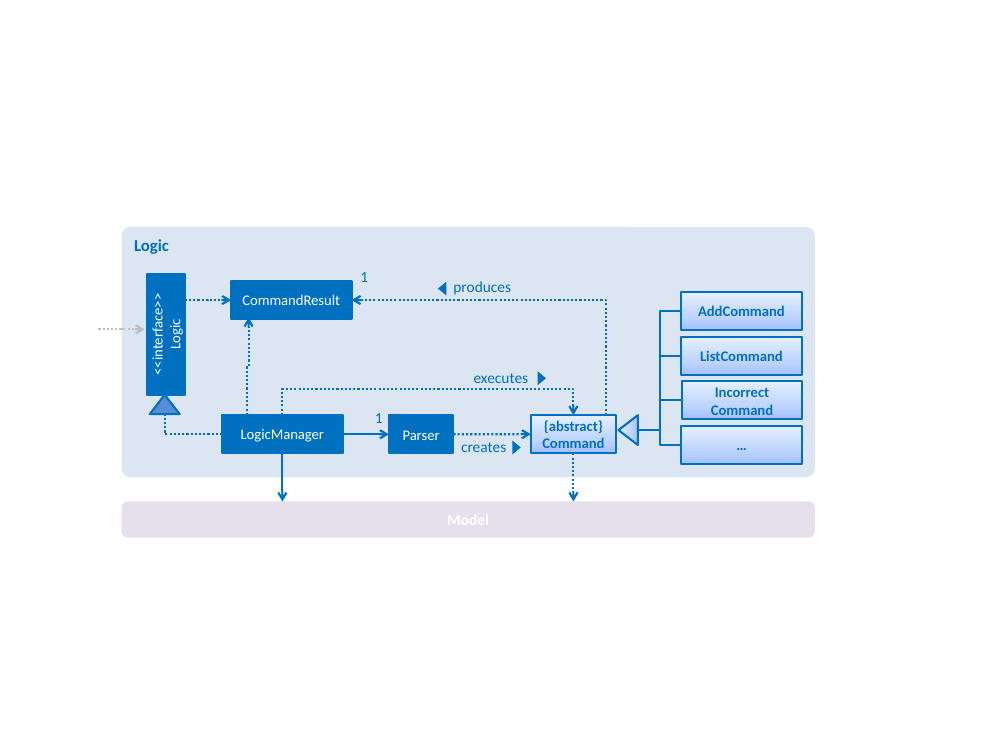
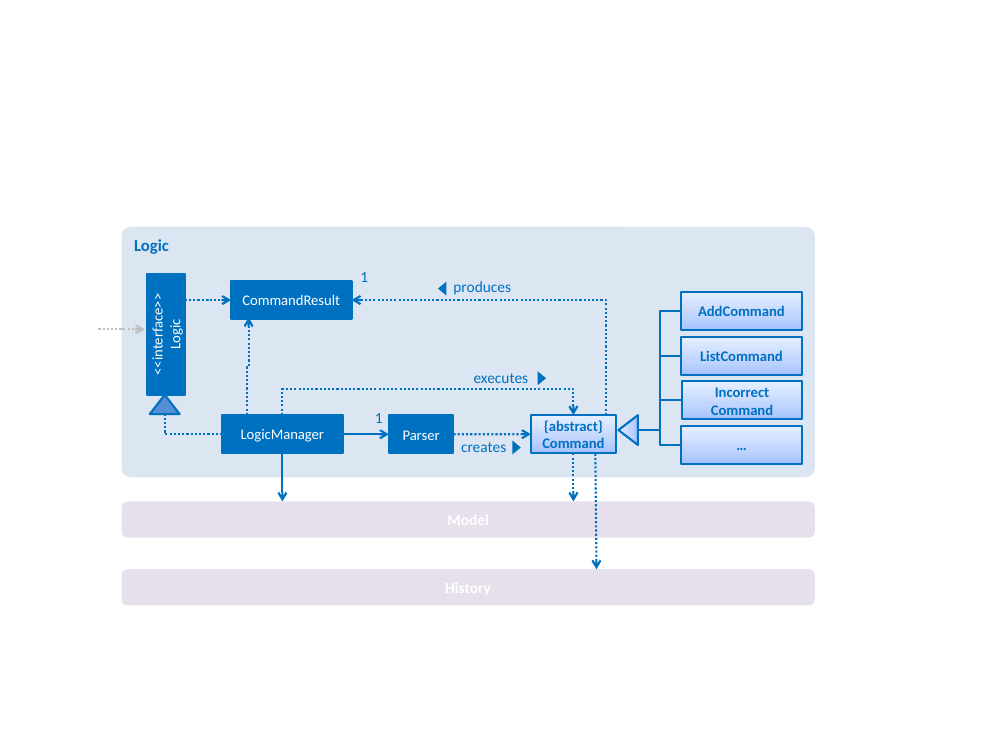
Before and after one commit to turtle96/taskell, a slide deck: slide 5 of docs/diagrams/Diagrams.pptx. Drawn at 1008x756 pixels with LibreOffice and Linux fonts; fonts in the diff are those of the drawing. Boxes give left, top, right and bottom in pixels: in the first picture for what was removed or moved away, otherwise in the second. Text is boxed around its words. In the diff, an @@ line names an element or a change of style, - is before the commit and + after.

```diff
--- a/docs/diagrams/Diagrams.pptx
+++ b/docs/diagrams/Diagrams.pptx
@@ arrow added from (596, 454) to (597, 570), #0070C0 1.5 pt dashed @@
@@ rounded rectangle added at [122,570,815,606], fill #E6E0EC @@
```
Also in this commit, not shown: 2 other slides changed, 1 slide added, 1 slide removed.
